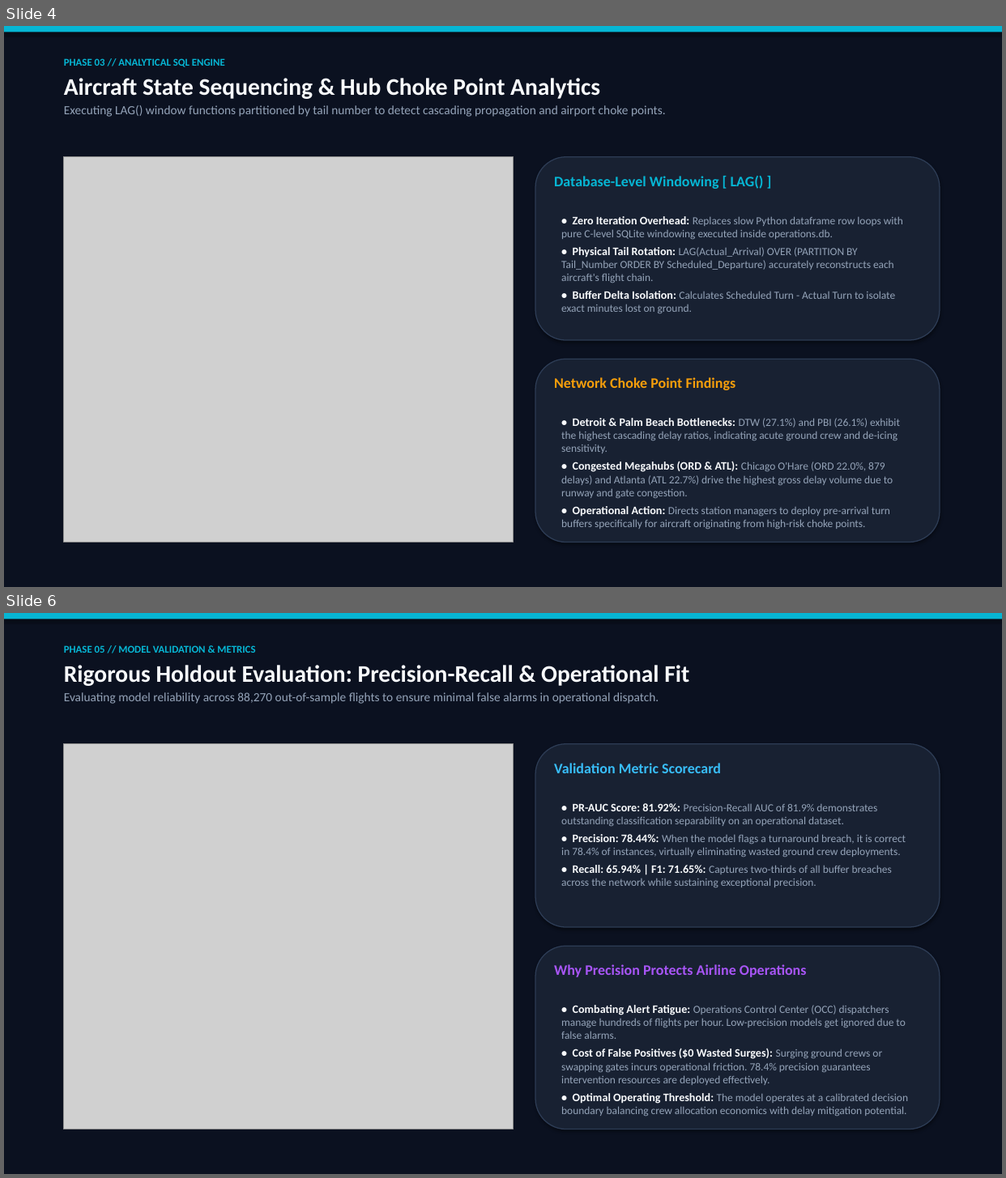
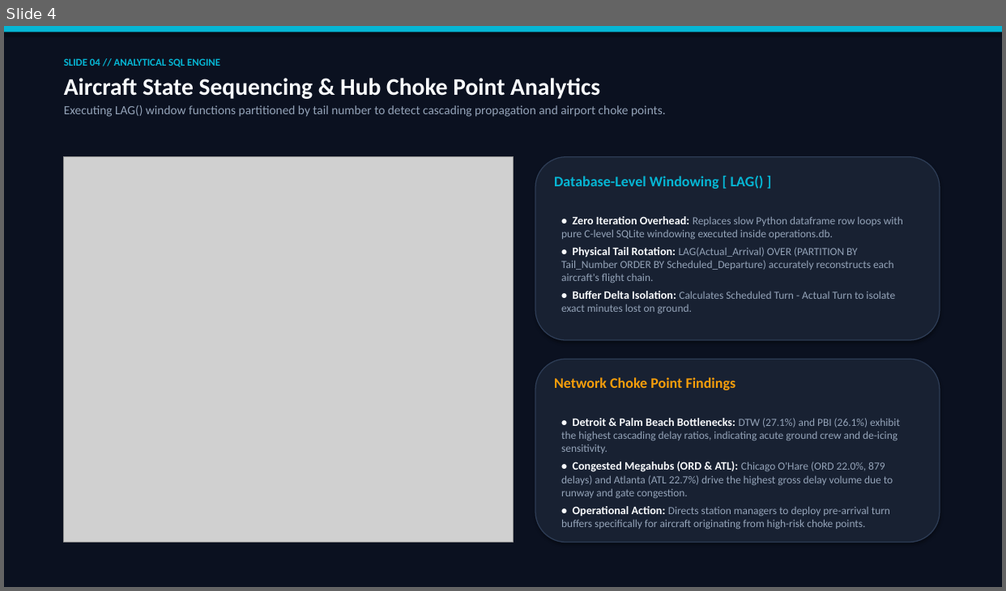
Before and after one commit to shreshth-nanda83/Turnaround-Optimization-Model, a slide deck: Workflow_Presentation.pptx. Shown one above the other, each under a label of ours: slides 4 and 6 before the commit, slide 4 after it; the slides between them are not shown. The pictures are 1006x1178 and 1006x591 pixels, drawn with LibreOffice and Linux fonts; fonts in the diff are those of the drawing; grey boxes stand for pictures. Boxes give left, top, right and bottom in pixels: in the first picture for what was removed or moved away, otherwise in the second. Text is boxed around its words. In the diff, an @@ line names an element or a change of style, - is before the commit and + after.

```diff
--- a/Workflow_Presentation.pptx
+++ b/Workflow_Presentation.pptx
@@ slide 6 removed at (x1=4, y1=613, x2=1002, y2=1174), background #FFFFFF @@
@@ rectangle removed at (x1=4, y1=613, x2=1002, y2=1174) @@
@@ rectangle removed at (x1=4, y1=613, x2=1002, y2=619) @@
@@ text removed at (x1=64, y1=645, x2=689, y2=704) @@
-PHASE 05 // MODEL VALIDATION & METRICS
-Rigorous Holdout Evaluation: Precision-Recall & Operational Fit
-Evaluating model reliability across 88,270 out-of-sample flights to ensure minimal false alarms in operational dispatch.
@@ picture removed at (x1=64, y1=744, x2=513, y2=1130) @@
@@ rounded rectangle removed at (x1=535, y1=744, x2=940, y2=927) @@
@@ text removed at (x1=554, y1=763, x2=721, y2=773) @@
-Validation Metric Scorecard
@@ text removed at (x1=561, y1=803, x2=906, y2=888) @@
-• PR-AUC Score: 81.92%: Precision-Recall AUC of 81.9% demonstrates outstanding classification separability on an operational dataset.
-• Precision: 78.44%: When the model flags a turnaround breach, it is correct in 78.4% of instances, virtually eliminating wasted ground crew deployments.
-• Recall: 65.94% | F1: 71.65%: Captures two-thirds of all buffer breaches across the network while sustaining exceptional precision.
@@ rounded rectangle removed at (x1=535, y1=946, x2=940, y2=1130) @@
@@ text removed at (x1=554, y1=965, x2=807, y2=977) @@
-Why Precision Protects Airline Operations
@@ text removed at (x1=561, y1=1005, x2=908, y2=1116) @@
-• Combating Alert Fatigue: Operations Control Center (OCC) dispatchers manage hundreds of flights per hour. Low-precision models get ignored due to false alarms.
-• Cost of False Positives ($0 Wasted Surges): Surging ground crews or swapping gates incurs operational friction. 78.4% precision guarantees intervention resources are deployed effectively.
-• Optimal Operating Threshold: The model operates at a calibrated decision boundary balancing crew allocation economics with delay mitigation potential.
@@ slide 4 changed as well @@
@@ text at (x1=64, y1=58, x2=220, y2=67): text changed @@
-PHASE 03 // ANALYTICAL SQL ENGINE
+SLIDE 04 // ANALYTICAL SQL ENGINE
```
Also in this commit, not shown: 5 other slides changed, 1 other slide removed, 2 other files.
